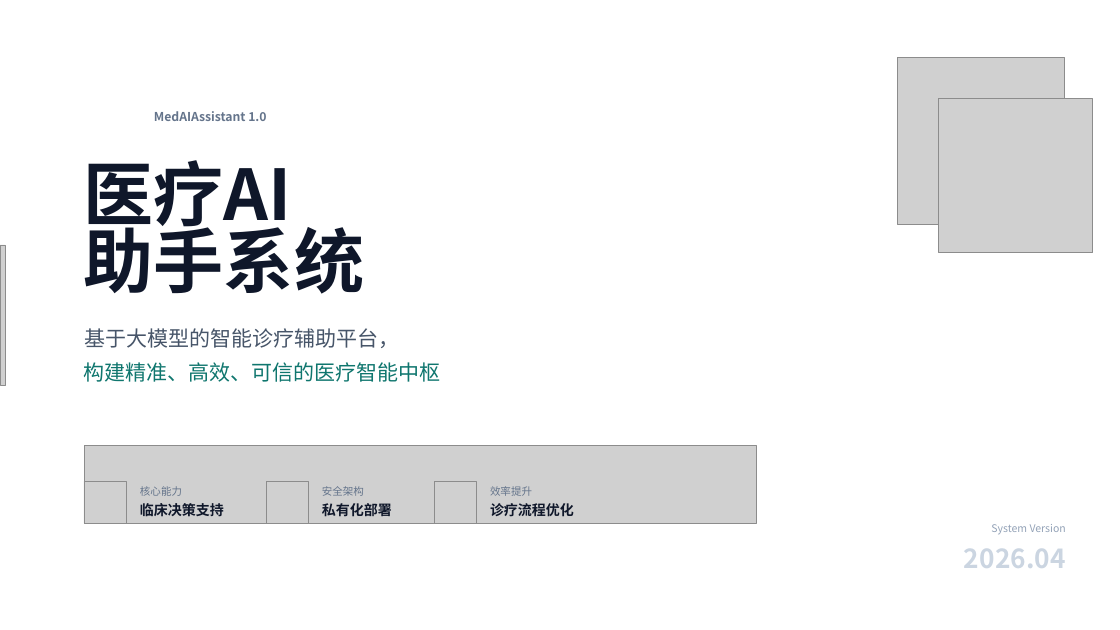
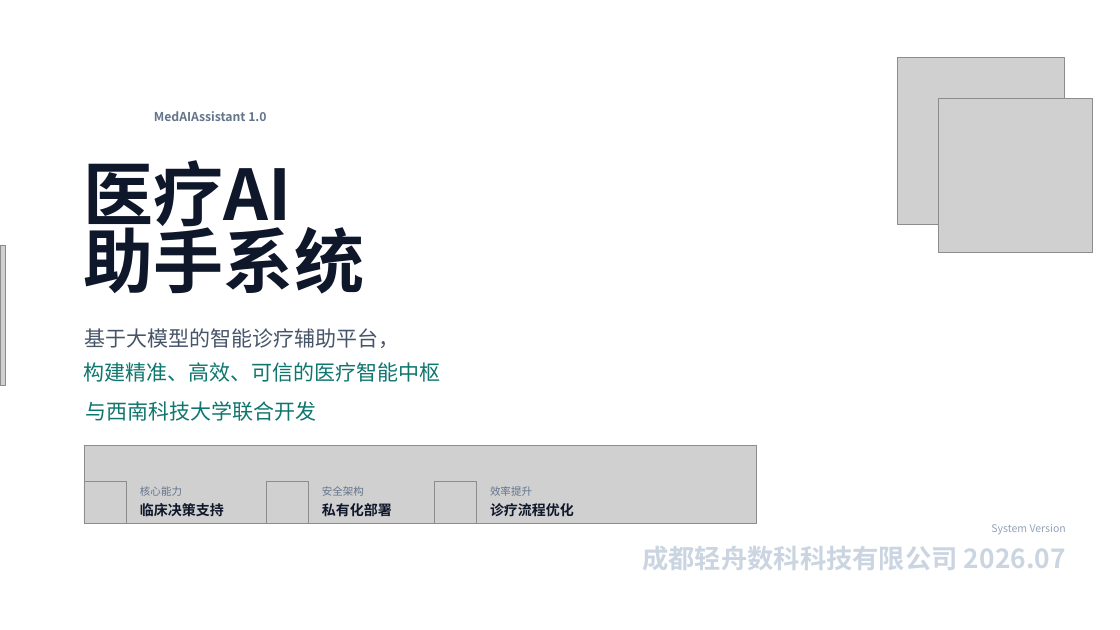
Before and after one commit to liuzh2008/med_ai_assistant_workspace, a slide deck: slide 1 of 项目相关/宣发/医疗AI助手系统介绍 20260416.pptx. Drawn at 1120x630 pixels with LibreOffice and Linux fonts; fonts in the diff are those of the drawing; grey boxes stand for pictures; background and template pictures are left out. Boxes give left, top, right and bottom in pixels: in the first picture for what was removed or moved away, otherwise in the second. Text is boxed around its words. In the diff, an @@ line names an element or a change of style, - is before the commit and + after.

```diff
--- a/项目相关/宣发/医疗AI助手系统介绍 20260416.pptx
+++ b/项目相关/宣发/医疗AI助手系统介绍 20260416.pptx
@@ text added at bbox=[86, 401, 317, 421], 18 pt, text #0F766E @@
+与西南科技大学联合开发
@@ text at bbox=[642, 546, 1066, 570]: text changed @@
-2026.04
+成都轻舟数科科技有限公司 2026.07
```
Also in this commit, not shown: 1 other slide changed, 6 other files.
